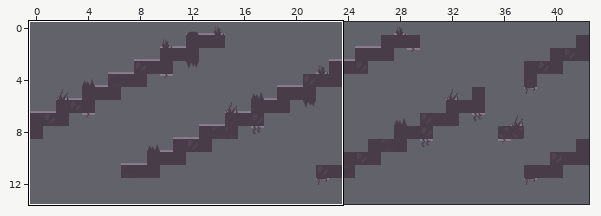
Tiled map: tiles_definitivo/nodos/Up/Mininode_7.tmx. Above: a wide view before the commit, with the close-up outlined.
Close-up. The starting point:
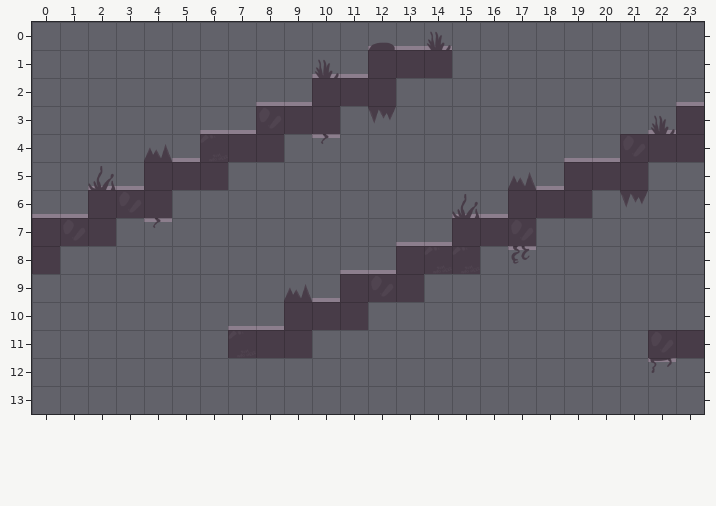
Cells are 70x70 px. Shown: x 0..23, y 0..13. The old version is drawn lined up with the new one.
After the commit:
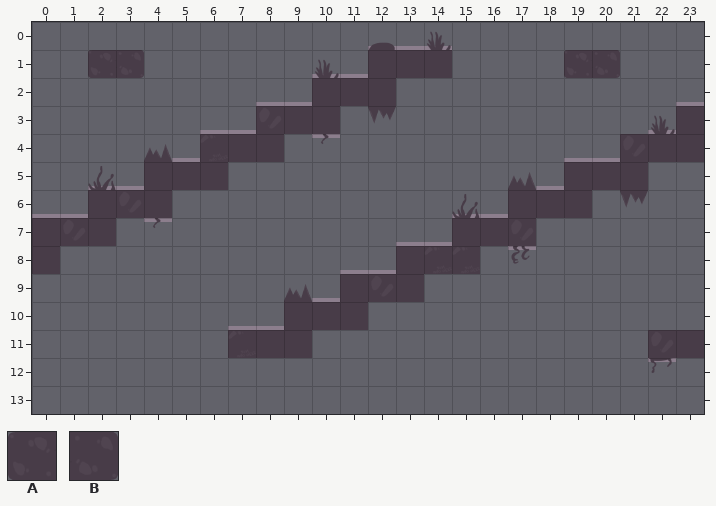
Key: from "tiles_fv": A 24 "slice02_02", B 31 "slice04_04".
_ is an empty cell.
What changed:
map size 43x13 -> 43x14 cells
Layer "Capa de Patrones 1":
The edit adds tile A in row 1 at x 2 and 19.
The edit adds tile B in row 1 at x 3 and 20.
